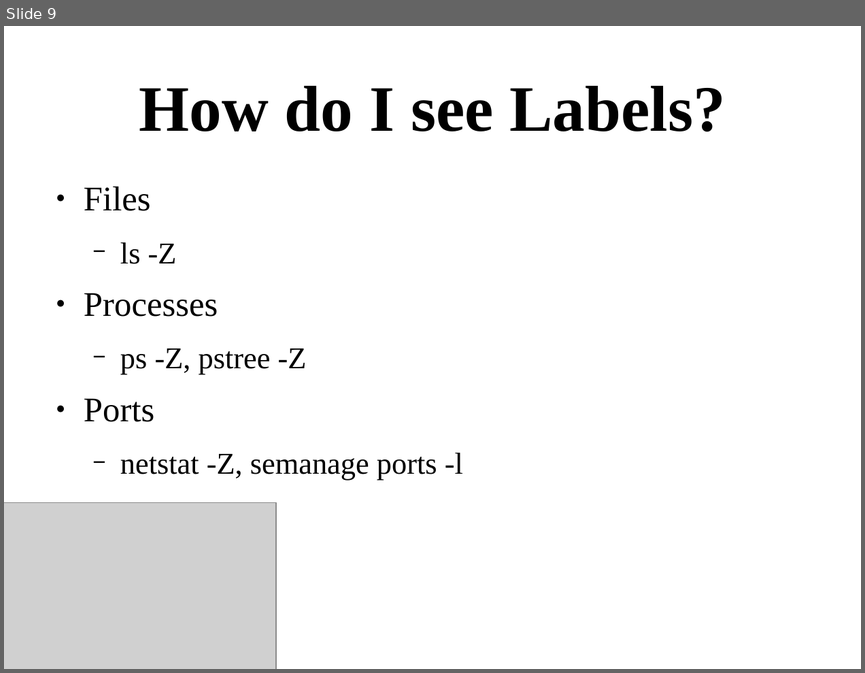
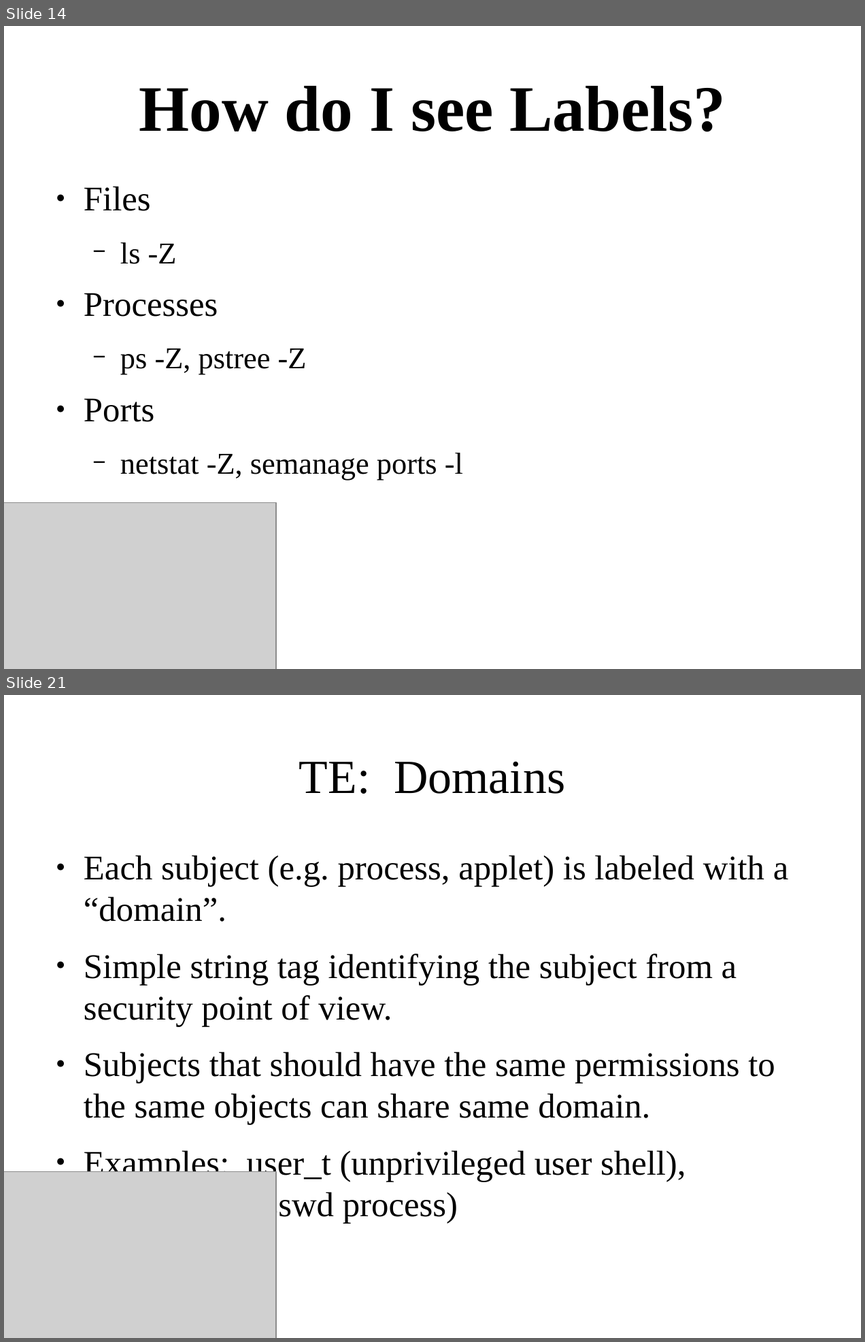
Before and after one commit to dpquigl/demystifying-selinux-part2, a slide deck: demystifying_selinux_part2_OSCON_19JUL2014.odp. Shown one above the other, each under a label of ours: slide 9 before the commit, slides 14 and 21 after it; the slides between them are not shown. The pictures are 865x673 and 865x1342 pixels, drawn with LibreOffice and Linux fonts; fonts in the diff are those of the drawing; grey boxes stand for pictures. Boxes give left, top, right and bottom in pixels: in the first picture for what was removed or moved away, otherwise in the second. Text is boxed around its words. In the diff, an @@ line names an element or a change of style, - is before the commit and + after.

```diff
--- a/demystifying_selinux_part2_OSCON_19JUL2014.odp
+++ b/demystifying_selinux_part2_OSCON_19JUL2014.odp
@@ slide 21 added at [4, 695, 861, 1338], background #FFFFFF @@
@@ title added at [299, 761, 565, 794], 44 pt, text #000000 @@
+TE: Domains
@@ text added at [84, 855, 789, 1223], 32 pt, text #000000 @@
+● Each subject (e.g. process, applet) is labeled with a “domain”.
+● Simple string tag identifying the subject from a security point of view.
+● Subjects that should have the same permissions to the same objects can share same domain.
+● Examples: user_t (unprivileged user shell), passwd_t (passwd process)
@@ picture added at [4, 1172, 276, 1338] @@
@@ what was slide 9 is now slide 14 @@
```
Also in this commit, not shown: 25 other slides added, 2 other files.
